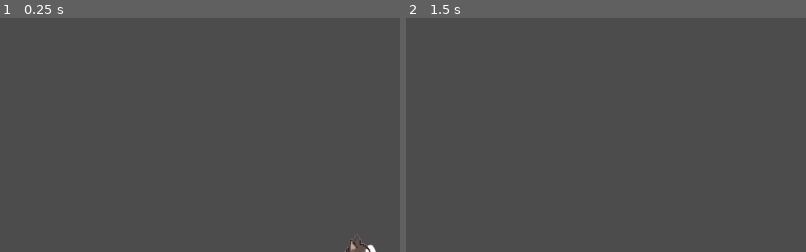
Above: before the commit, frames 1-2 (left to right).
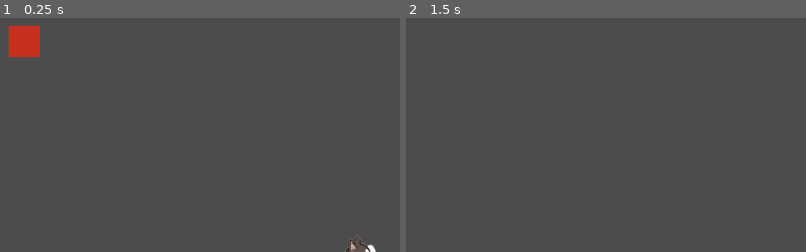
Above: after the commit, the same moments.

Repository: Fergiaco/Bordasvania
Game: Godot game, scene res://Main.tscn
Two runs of this game, one before a commit and one after it. Both use one fixed random seed, a clock stepped at 60 frames per second and the inputs below.
Inputs:
- Up to frame 1 (0.25 s): no input
- Up to frame 2 (1.5 s): tap Enter at 0.5 s; hold L (Projetil) 0.53-1.28 s; hold Right (Right) from 0.53 s (still down); tap Space (Jump) at 0.77, 0.8, 1.07, 1.35 s
The pictures show only the part of the screen within x 4-54%, y 4-54%; the shares and areas given below are measured in that part.

The runs differ from the first frame. In frame 1, 1.1% of the frame differs, in the area x 2-10%, y 3-17%; in frame 2, nothing differs.

Commit message:
Cd no laser

Diff:
--- /dev/null
+++ b/Ataques/Cd_laser.gd
@@ -0,0 +1,11 @@
+extends ColorRect
+
+onready var rect=get_node(".")
+
+func make_visible():
+	print("visi")
+	rect.visible=true
+
+func make_invisible():
+	print("invi")
+	rect.visible=false
--- a/GameOver.tscn
+++ b/GameOver.tscn
@@ -1,11 +1,12 @@
 [gd_scene load_steps=2 format=2]
 
-[ext_resource path="res://Extra/banana.jpeg" type="Texture" id=1]
+[ext_resource path="res://Extra/Bordas_over.jpeg" type="Texture" id=1]
 
 [node name="Control" type="Control"]
 anchor_right = 1.0
 anchor_bottom = 1.0
 
 [node name="Sprite" type="Sprite" parent="."]
-position = Vector2( 520, 388 )
+position = Vector2( 517, 292 )
+scale = Vector2( 0.862512, 0.862512 )
 texture = ExtResource( 1 )
--- a/Inimigo.tscn
+++ b/Inimigos/Inimigo.tscn
@@ -1,7 +1,7 @@
 [gd_scene load_steps=4 format=2]
 
 [ext_resource path="res://Inimigos/branco.png" type="Texture" id=1]
-[ext_resource path="res://Inimigo.gd" type="Script" id=2]
+[ext_resource path="res://Inimigos/Inimigo.gd" type="Script" id=2]
 
 [sub_resource type="RectangleShape2D" id=1]
 extents = Vector2( 36, 67.5 )
--- a/Main.tscn
+++ b/Main.tscn
@@ -1,11 +1,12 @@
-[gd_scene load_steps=7 format=2]
+[gd_scene load_steps=8 format=2]
 
 [ext_resource path="res://Player/Bordas.tscn" type="PackedScene" id=1]
 [ext_resource path="res://Cenario/Chao.tscn" type="PackedScene" id=2]
 [ext_resource path="res://Main.gd" type="Script" id=3]
 [ext_resource path="res://Cenario/Plataforma.tscn" type="PackedScene" id=4]
 [ext_resource path="res://Cenario/Pilar.tscn" type="PackedScene" id=5]
-[ext_resource path="res://Inimigo.tscn" type="PackedScene" id=6]
+[ext_resource path="res://Inimigos/Inimigo.tscn" type="PackedScene" id=6]
+[ext_resource path="res://Ataques/Cd_laser.gd" type="Script" id=7]
 
 [node name="Main" type="Node2D"]
 script = ExtResource( 3 )
@@ -100,15 +101,6 @@
 [node name="Limite" type="Position2D" parent="Castelo"]
 position = Vector2( 1227, 1609 )
 
-[node name="HUD" type="CanvasLayer" parent="."]
-
-[node name="Label" type="Label" parent="HUD"]
-margin_left = -2760.0
-margin_top = -1233.0
-margin_right = -2235.0
-margin_bottom = -946.0
-uppercase = true
-
 [node name="Inicio" type="Node" parent="."]
 
 [node name="ColorRect" type="ColorRect" parent="Inicio"]
@@ -117,3 +109,13 @@
 margin_right = -3223.0
 margin_bottom = 2177.0
 color = Color( 0.0313726, 0.0352941, 0.176471, 1 )
+
+[node name="HUD" type="CanvasLayer" parent="." groups=["HUD"]]
+
+[node name="Cd_laser" type="ColorRect" parent="HUD" groups=["HUD"]]
+margin_left = 52.0
+margin_top = 33.0
+margin_right = 92.0
+margin_bottom = 73.0
+color = Color( 0.784314, 0.188235, 0.12549, 1 )
+script = ExtResource( 7 )
--- a/Player/Bordas.gd
+++ b/Player/Bordas.gd
@@ -24,8 +24,8 @@
 	add_child(timer)
 
 func pode_atirar():
-	#Implementar timer
 	pode_atirar=true
+	get_tree().call_group("HUD", "make_visible")
 
 func get_side_input():
 	velocity.x = Input.get_action_strength("Right") - Input.get_action_strength("Left")
@@ -33,12 +33,10 @@
 
 	if velocity.x > 0:
 		sprite.play("Direita")
-		#if direcao!=Vector2(1,0):
 		direcao=Vector2(1,0)
 
 	elif velocity.x < 0:
 		sprite.play("Esquerda")
-		#if direcao!=Vector2(-1,0):
 		direcao=Vector2(-1,0)
 
 	else:
@@ -47,7 +45,6 @@
 
 	if Input.is_action_pressed("Jump") and is_on_floor():
 		velocity.y = -jump_speed
-		get_tree().call_group("HUD", "updateScore")
 
 	if Input.is_action_pressed("Projetil") and pode_atirar:
 		var l = Laser.instance()
@@ -56,6 +53,7 @@
 		l.add_collision_exception_with(get_node("."))
 		owner.add_child(l)
 		pode_atirar=false
+		get_tree().call_group("HUD", "make_invisible")
 		timer.start()
 
 func _physics_process(delta):
Binary file added: Extra/Bordas_over.jpeg
Not shown, added: Extra/Bordas_over.jpeg.import
Binary file added: Fonte/Xolonium-Regular.ttf
Renamed: Inimigo.gd -> Inimigos/Inimigo.gd
